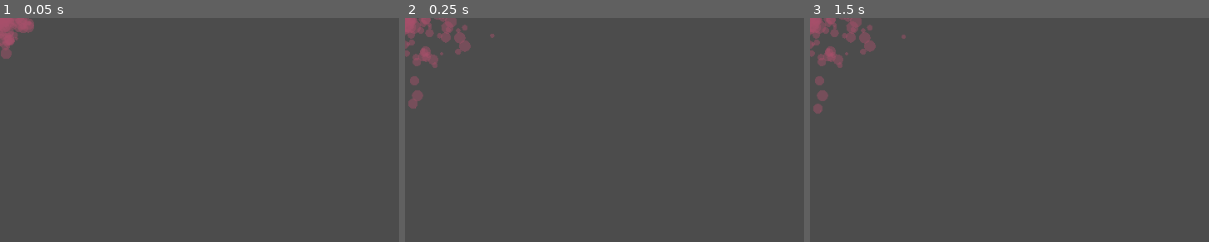
Above: before the commit, frames 1-3 (left to right).
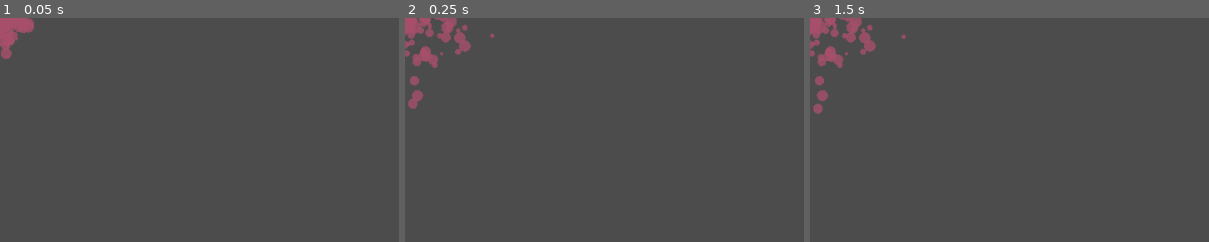
Above: after the commit, the same moments.

Repository: Zircon332/Sawblader
Game: Godot game, scene res://particles/blood_radial.tscn
Two runs of this game, one before a commit and one after it. Both use one fixed random seed, a clock stepped at 60 frames per second and the inputs below. This scene is started directly instead of the project's main scene.
Inputs (mouse positions are % of the whole screen's width and height, from its top left):
- Up to frame 1 (0.05 s): no input
- Up to frame 2 (0.25 s): no input
- Up to frame 3 (1.5 s): tap Enter at 0.5 s; move the mouse to (72, 45) at 0.52 s; hold D (move_right) 0.53-1.28 s; click (72, 45) at 0.6 s; tap Space at 1.25 s; move the mouse to (30, 55) at 1.27 s; hold S (move_down) from 1.28 s (still down); click (30, 55) at 1.35 s
The pictures show only the part of the screen within x 0-50%, y 0-50%; the shares and areas given below are measured in that part.

The runs differ from the first frame. In frame 1, 0.2% of the frame differs, in the area x 0-9%, y 0-18%; in frame 2, 1.2%, in the area x 0-23%, y 0-41%; in frame 3, 1.2%.

Commit message:
make blood slightly transparent

Diff:
--- a/particles/blood.tscn
+++ b/particles/blood.tscn
@@ -17,7 +17,7 @@
 damping_random = 0.51
 scale = 0.01
 scale_random = 0.25
-color = Color( 0.658824, 0.313726, 0.419608, 1 )
+color = Color( 0.658824, 0.313726, 0.419608, 0.788235 )
 
 [node name="Blood" type="Particles2D"]
 z_index = -1
--- a/particles/blood_radial.tscn
+++ b/particles/blood_radial.tscn
@@ -17,7 +17,7 @@
 damping_random = 0.51
 scale = 0.01
 scale_random = 0.25
-color = Color( 0.658824, 0.313726, 0.419608, 0.454902 )
+color = Color( 0.658824, 0.313726, 0.419608, 0.784314 )
 
 [node name="Blood" type="Particles2D"]
 z_index = -1
